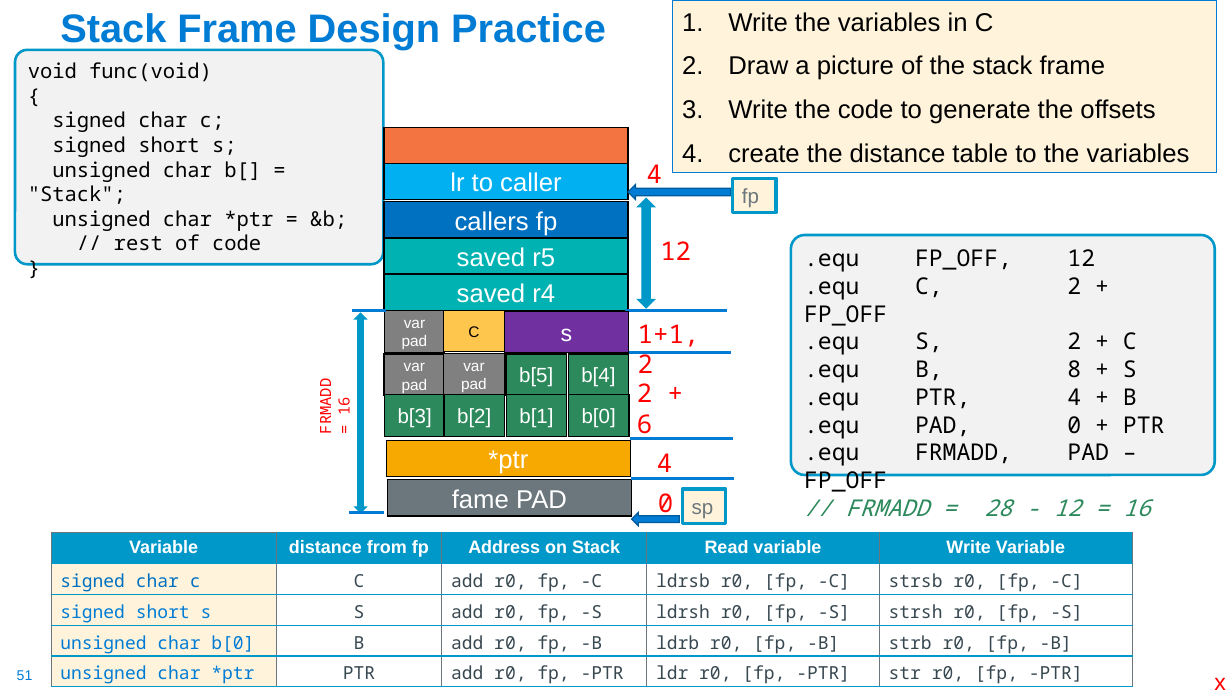
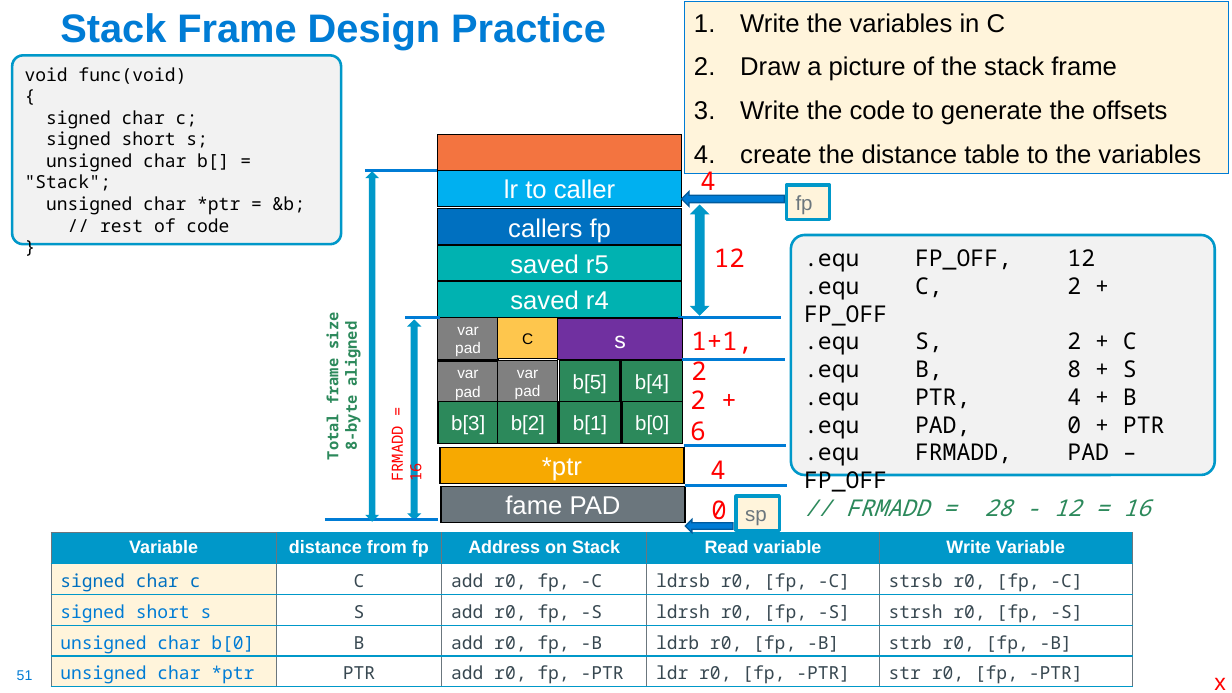
Before and after one commit to cse30-sp24/Muller-Slides, a slide deck: slide 51 of 07-Arm-Part4.pptx. Drawn at 1232x693 pixels with LibreOffice and Linux fonts; fonts in the diff are those of the drawing. Boxes give left, top, right and bottom in pixels: in the first picture for what was removed or moved away, otherwise in the second. Text is boxed around its words. In the diff, an @@ line names an element or a change of style, - is before the commit and + after.

```diff
--- a/07-Arm-Part4.pptx
+++ b/07-Arm-Part4.pptx
@@ text "Write the variables in C" moved from (x1=673, y1=1, x2=1217, y2=173) to (x1=685, y1=2, x2=1229, y2=174) @@
@@ rounded rectangle "void func(void)" resized from (x1=15, y1=50, x2=384, y2=264) to (x1=12, y1=55, x2=341, y2=244) @@
@@ rounded rectangle "void func(void)" at (x1=12, y1=55, x2=341, y2=244): size 16 to 14 pt @@
@@ line added from (365, 170) to (437, 170), #007CD5 2.25 pt @@
@@ up down arrow added at (x1=367, y1=172, x2=378, y2=521), fill #0098C9, outline #0098C9 1 pt @@
@@ text added at (x1=322, y1=315, x2=361, y2=459), 12 pt, text #2C895B, bold @@
+Total frame size
+8-byte aligned
@@ 3 texts, 2 rectangles, 1 up down arrow moved together from (x1=355, y1=164, x2=691, y2=513) to (x1=409, y1=171, x2=745, y2=520) @@
@@ 18 rectangles, 5 lines, 3 texts, 2 left arrows, 1 up down arrow moved together from (x1=351, y1=128, x2=776, y2=526) to (x1=405, y1=134, x2=830, y2=532) @@
@@ text "FRMADD = 16" moved from (x1=315, y1=384, x2=354, y2=433) to (x1=386, y1=431, x2=426, y2=481) @@
@@ line moved from (349, 513) - (384, 513) to (325, 519) - (438, 519) @@
```
Also in this commit, not shown: 7 other slides changed, 3 other files.
